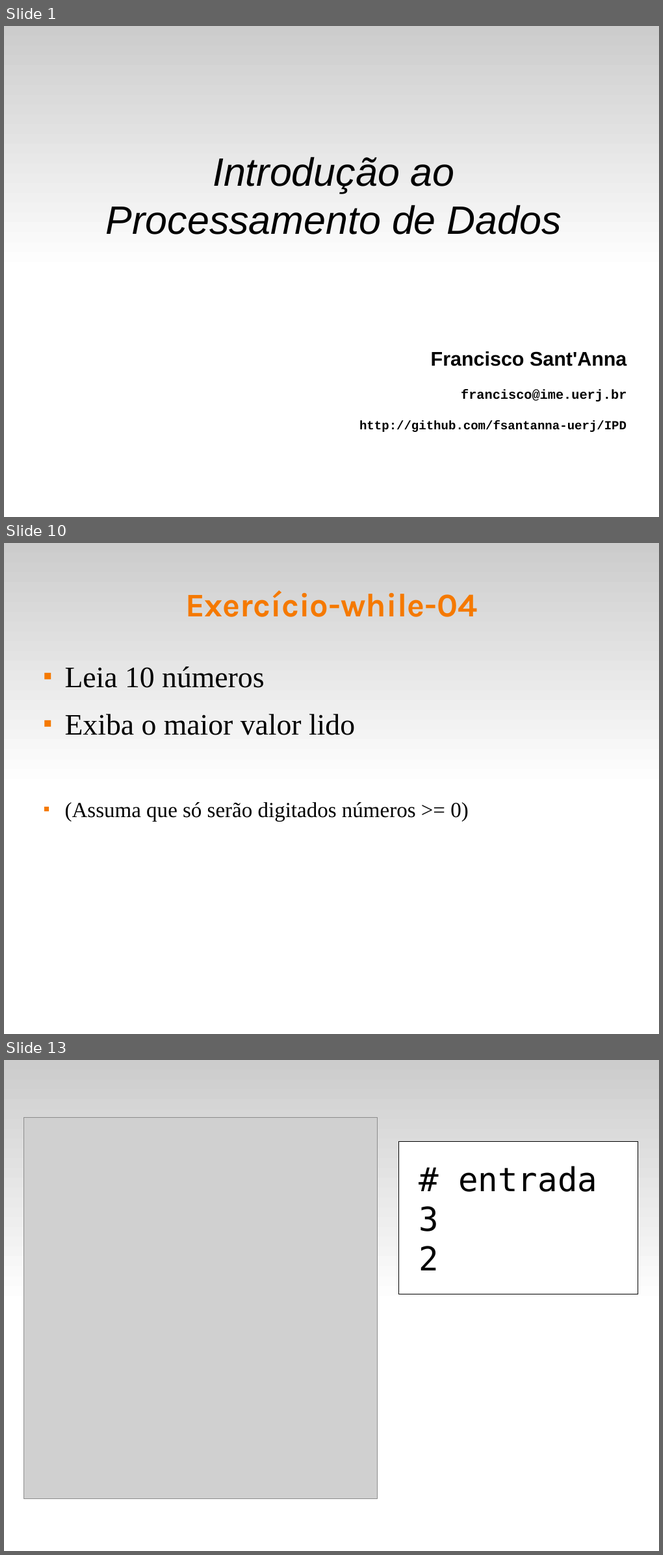
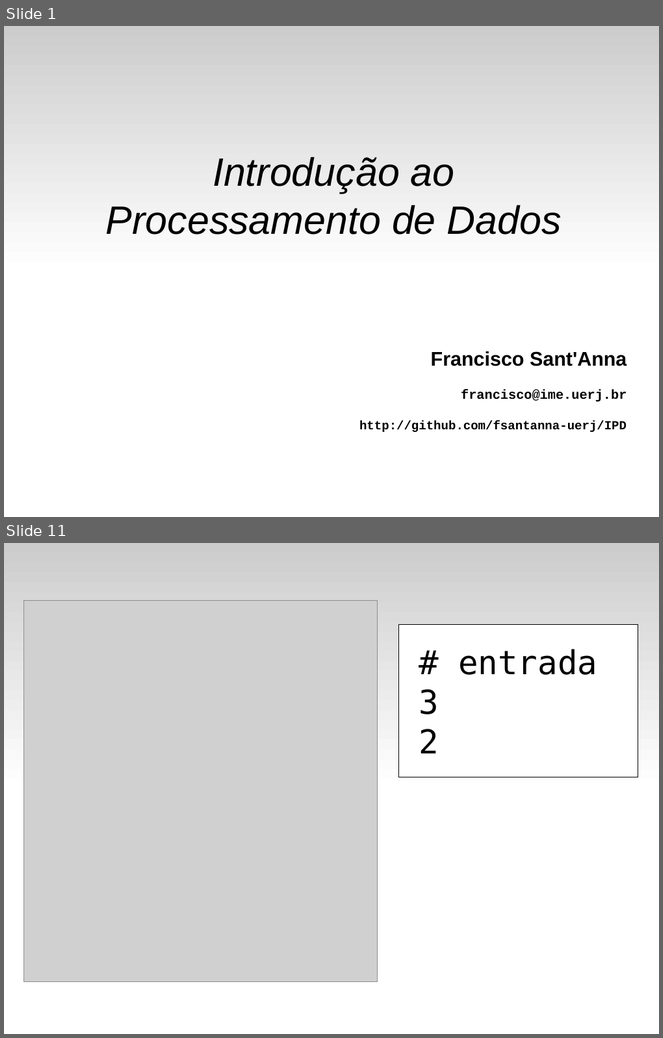
Before and after one commit to fsantanna-uerj/IPD, a slide deck: slides/ipd-05-while.odp. Shown one above the other, each under a label of ours: slides 1, 10 and 13 before the commit, slides 1 and 11 after it; the slides between them are not shown. The pictures are 663x1555 and 663x1038 pixels, drawn with LibreOffice and Linux fonts; fonts in the diff are those of the drawing; grey boxes stand for pictures. Boxes give left, top, right and bottom in pixels: in the first picture for what was removed or moved away, otherwise in the second. Text is boxed around its words. In the diff, an @@ line names an element or a change of style, - is before the commit and + after.

```diff
--- a/slides/ipd-05-while.odp
+++ b/slides/ipd-05-while.odp
@@ slide 10 removed at (4, 543, 659, 1034), background #FFFFFF; not listed: 1 template element that a slide beside it also shows @@
@@ title removed at (185, 590, 478, 617) @@
-Exercício-while-04
@@ freeform shape removed at (56, 661, 56, 661) @@
@@ text removed at (65, 667, 469, 822) @@
-■ Leia 10 números
-■ Exiba o maior valor lido
-■ (Assuma que só serão digitados números >= 0)
@@ what was slide 13 is now slide 11 @@
```
Also in this commit, not shown: 5 slides changed, 4 slides added, 5 other slides removed, 2 other files.
